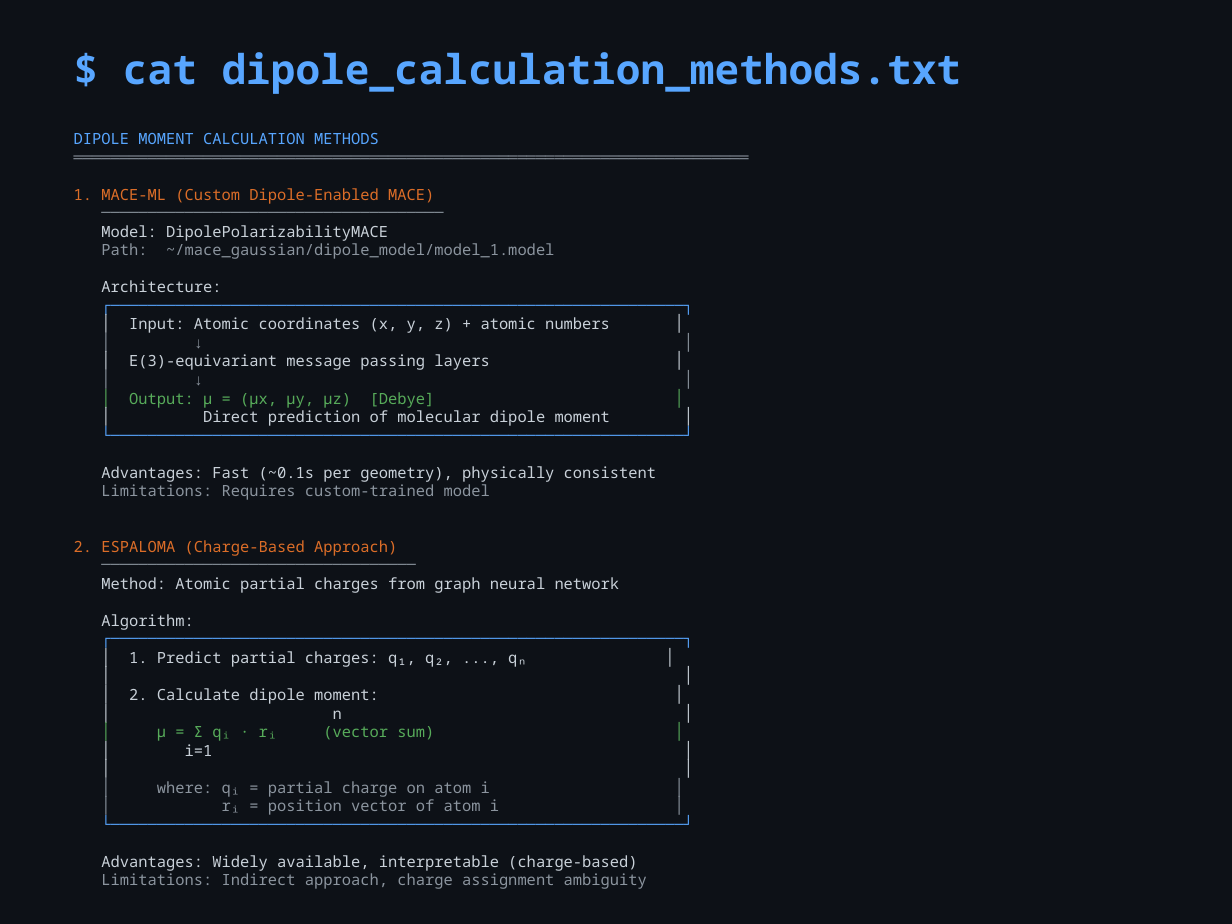
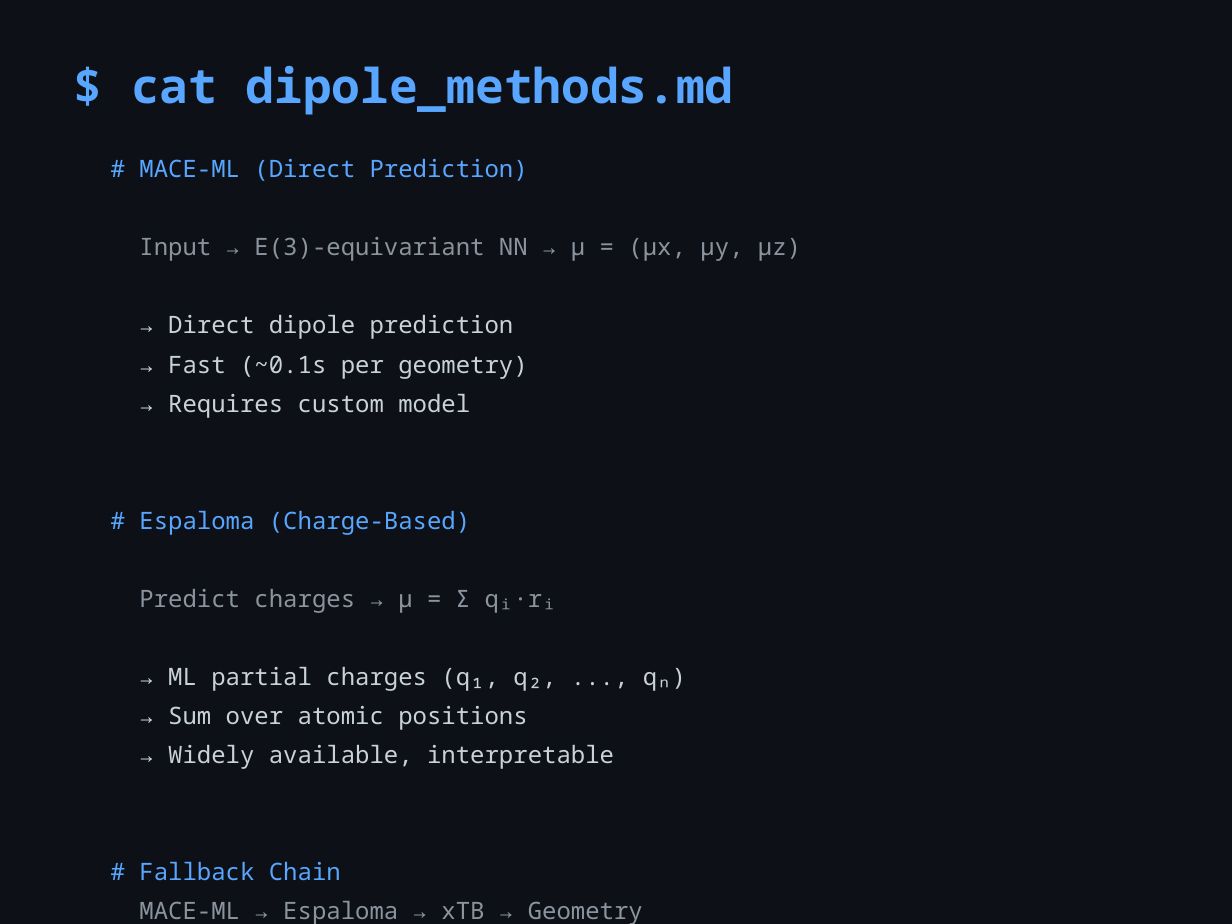
Before and after one commit to mott91/mace_gaussian_interface, a slide deck: slide 1 of presentation/technical_details.pptx. Drawn at 1232x924 pixels with LibreOffice and Linux fonts; fonts in the diff are those of the drawing. Boxes give left, top, right and bottom in pixels: in the first picture for what was removed or moved away, otherwise in the second. Text is boxed around its words. In the diff, an @@ line names an element or a change of style, - is before the commit and + after.

```diff
--- a/presentation/technical_details.pptx
+++ b/presentation/technical_details.pptx
@@ text at (131,66,734,115): text changed; size 24 to 28 pt @@
-$ cat dipole_calculation_methods.txt
+$ cat dipole_methods.md
@@ text at (139,158,801,924): text changed; size 9 to 14 pt @@
-DIPOLE MOMENT CALCULATION METHODS
-═════════════════════════════════════════════════════════════════════════
-1. MACE-ML (Custom Dipole-Enabled MACE)
-─────────────────────────────────────
-Model: DipolePolarizabilityMACE
-Path: ~/mace_gaussian/dipole_model/model_1.model
-Architecture:
-┌──────────────────────────────────────────────────────────────┐
-│ Input: Atomic coordinates (x, y, z) + atomic numbers │
-│ ↓ │
-│ E(3)-equivariant message passing layers │
-│ ↓ │
-│ Output: μ = (μx, μy, μz) [Debye] │
-│ Direct prediction of molecular dipole moment │
-└──────────────────────────────────────────────────────────────┘
-Advantages: Fast (~0.1s per geometry), physically consistent
-Limitations: Requires custom-trained model
-2. ESPALOMA (Charge-Based Approach)
-──────────────────────────────────
-Method: Atomic partial charges from graph neural network
-Algorithm:
-┌──────────────────────────────────────────────────────────────┐
-│ 1. Predict partial charges: q₁, q₂, ..., qₙ │
-│ │
-│ 2. Calculate dipole moment: │
-│ n │
-│ μ = Σ qᵢ · rᵢ (vector sum) │
-│ i=1 │
-│ │
-│ where: qᵢ = partial charge on atom i │
-│ rᵢ = position vector of atom i │
-└──────────────────────────────────────────────────────────────┘
-Advantages: Widely available, interpretable (charge-based)
-Limitations: Indirect approach, charge assignment ambiguity
-FALLBACK HIERARCHY: MACE-ML → Espaloma → xTB → Geometry-based
+# MACE-ML (Direct Prediction)
+Input → E(3)-equivariant NN → μ = (μx, μy, μz)
+→ Direct dipole prediction
+→ Fast (~0.1s per geometry)
+→ Requires custom model
+# Espaloma (Charge-Based)
+Predict charges → μ = Σ qᵢ·rᵢ
+→ ML partial charges (q₁, q₂, ..., qₙ)
+→ Sum over atomic positions
+→ Widely available, interpretable
+# Fallback Chain
+MACE-ML → Espaloma → xTB → Geometry
```
Also in this commit, not shown: 2 other slides changed, 1 other file.
